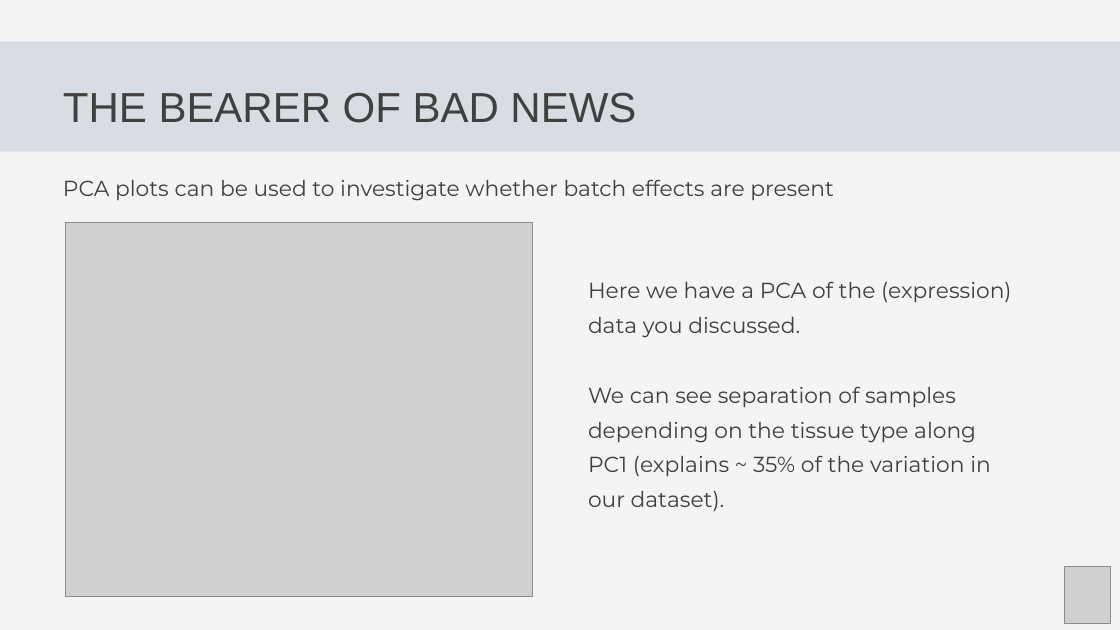
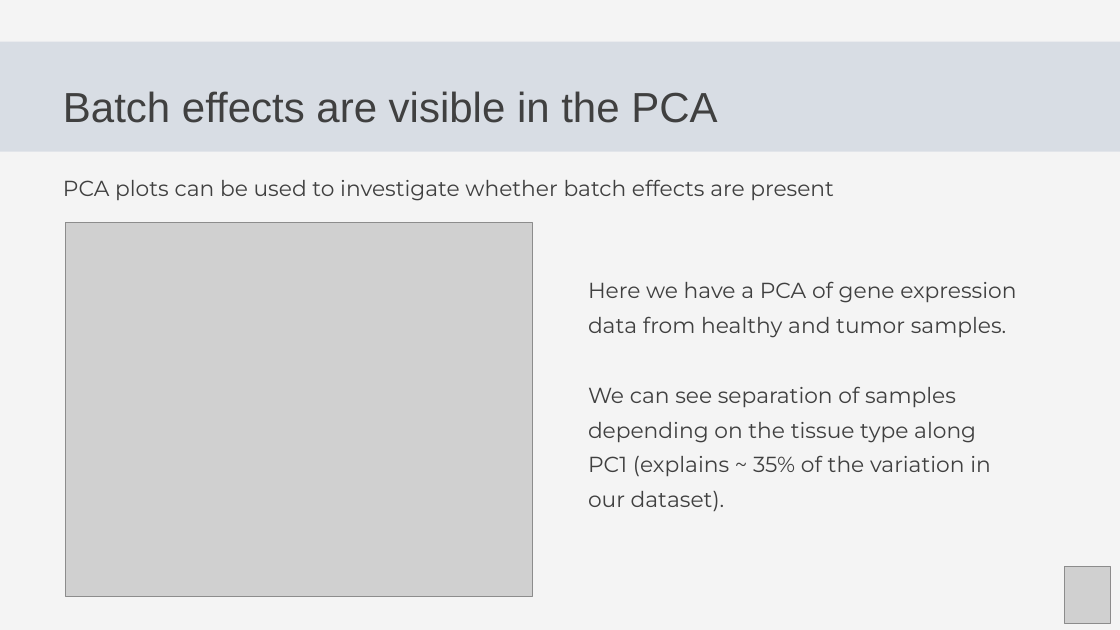
Before and after one commit to Center-for-Health-Data-Science/Foundations-of-Health-Data-Science, a slide deck: slide 16 of Slides/FHDS_Exploratory_Data_Analysis_Part2.pptx. Drawn at 1120x630 pixels with LibreOffice and Linux fonts; fonts in the diff are those of the drawing; grey boxes stand for pictures. Boxes give left, top, right and bottom in pixels: in the first picture for what was removed or moved away, otherwise in the second. Text is boxed around its words. In the diff, an @@ line names an element or a change of style, - is before the commit and + after.

```diff
--- a/Slides/FHDS_Exploratory_Data_Analysis_Part2.pptx
+++ b/Slides/FHDS_Exploratory_Data_Analysis_Part2.pptx
@@ text at bbox=[63, 91, 717, 123]: text changed @@
-THE BEARER OF BAD NEWS
+Batch effects are visible in the PCA
@@ text at bbox=[588, 281, 1016, 338]: text changed @@
-Here we have a PCA of the (expression) data you discussed.
+Here we have a PCA of gene expression data from healthy and tumor samples.
```
Also in this commit, not shown: 12 other slides changed, 1 slide removed.
